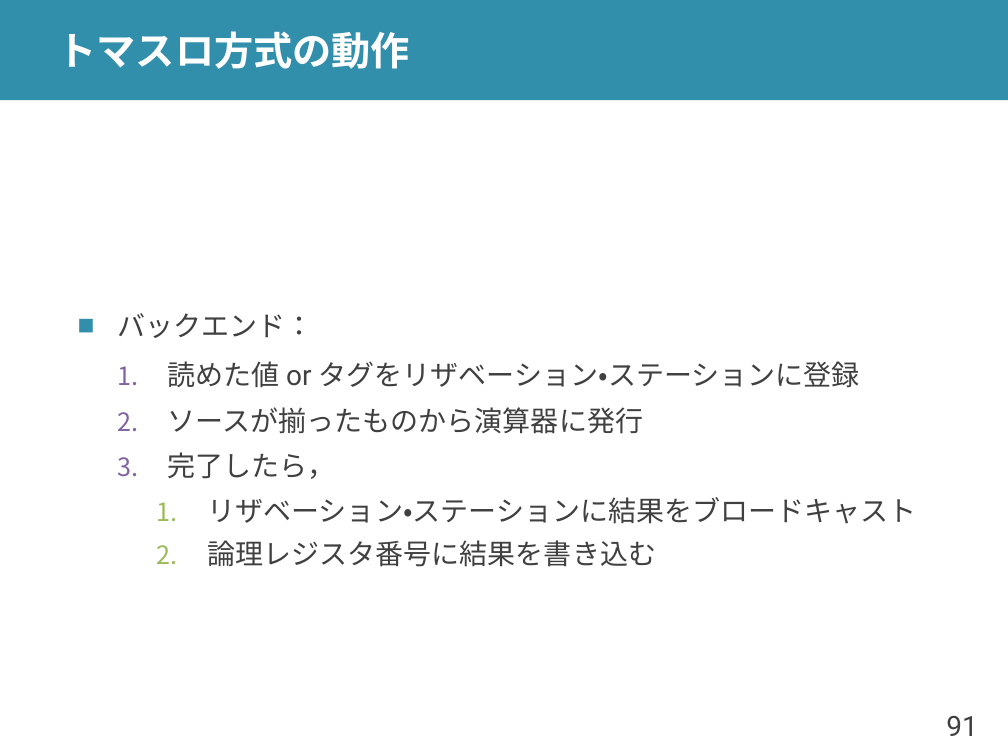
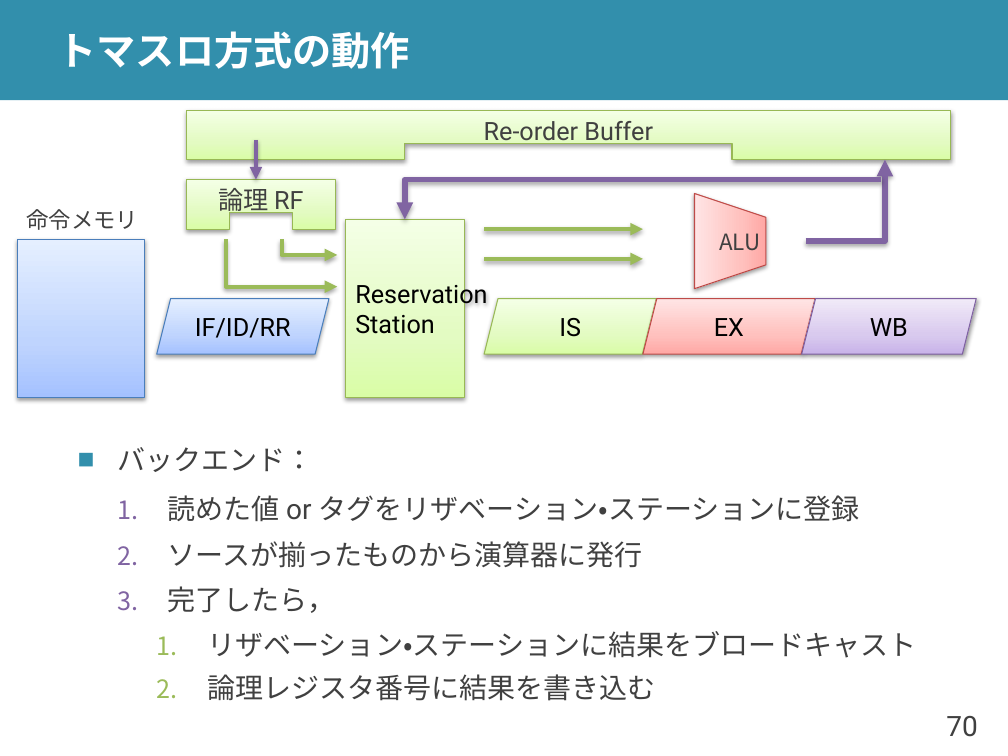
Before and after one commit to shioyadan/advanced-computer-organization, a slide deck: slide 70 of aco-shioya-09.pptx (slide 91 before the commit). Drawn at 1008x756 pixels with LibreOffice and Linux fonts; fonts in the diff are those of the drawing. Boxes give left, top, right and bottom in pixels: in the first picture for what was removed or moved away, otherwise in the second. Text is boxed around its words. In the diff, an @@ line names an element or a change of style, - is before the commit and + after.

```diff
--- a/aco-shioya-09.pptx
+++ b/aco-shioya-09.pptx
@@ freeform shape added at box(186, 110, 951, 159), fill gradient #DAFDA7 to #E4FCC2 to #F5FFE7, outline #98B955 0.75 pt, 18 pt, text #404040 @@
+Re-order Buffer
@@ arrow added from (256, 140) to (256, 179), #8064A2 3 pt @@
@@ freeform shape added at box(186, 179, 336, 229), fill gradient #DAFDA7 to #E4FCC2 to #F5FFE7, outline #98B955 0.75 pt, 18 pt, text #404040 @@
+論理 RF
@@ freeform shape added at box(405, 179, 881, 219), outline #8064A2 4 pt @@
@@ freeform shape added at box(805, 159, 885, 241), outline #8064A2 4 pt @@
@@ text added at box(26, 209, 138, 230), 16 pt, text #404040 @@
+命令メモリ
@@ freeform shape added at box(694, 194, 766, 289), fill gradient #FFA6A5 to #FFC0BF to #FFE7E7, outline #BF4C48 0.75 pt, 16 pt, text #404040 @@
+ALU
@@ rectangle added at box(18, 239, 145, 397), fill gradient #A4C4FF to #BFD4FF to #E6EEFF, outline #4B7EBC 0.75 pt @@
@@ freeform shape added at box(226, 239, 337, 286), outline #9BBB59 3 pt @@
@@ freeform shape added at box(282, 239, 338, 255), outline #9BBB59 3 pt @@
@@ rectangle added at box(346, 220, 465, 398), fill gradient #DAFDA7 to #E4FCC2 to #F5FFE7, outline #98B955 0.75 pt, 18 pt, text #000000 @@
+Reservation
+Station
@@ arrow added from (484, 229) to (643, 229), #9BBB59 3 pt @@
@@ arrow added from (484, 259) to (643, 259), #9BBB59 3 pt @@
@@ parallelogram added at box(157, 298, 330, 354), fill gradient #A4C4FF to #BFD4FF to #E6EEFF, outline #4B7EBC 0.75 pt, 18 pt, text #000000 @@
+IF/ID/RR
@@ parallelogram added at box(484, 298, 656, 354), fill gradient #DAFDA7 to #E4FCC2 to #F5FFE7, outline #98B955 0.75 pt, 18 pt, text #000000 @@
+IS
@@ parallelogram added at box(643, 298, 815, 354), fill gradient #FFA6A5 to #FFC0BF to #FFE7E7, outline #BF4C48 0.75 pt, 18 pt, text #000000 @@
+EX
@@ parallelogram added at box(801, 298, 976, 354), fill gradient #C9B5E8 to #D8CBEE to #F0EAF9, outline #7D60A0 0.75 pt, 18 pt, text #000000 @@
+WB
@@ text "バックエンド：": place and size @@
-text "バックエンド：" at box(117, 313, 917, 567)
+text "バックエンド：" at box(117, 447, 917, 701)
@@ page number at box(946, 716, 977, 737): text changed @@
-91
+70
```
Also in this commit, not shown: 27 other slides changed, 2 slides added, 8 slides removed, 1 other file.
